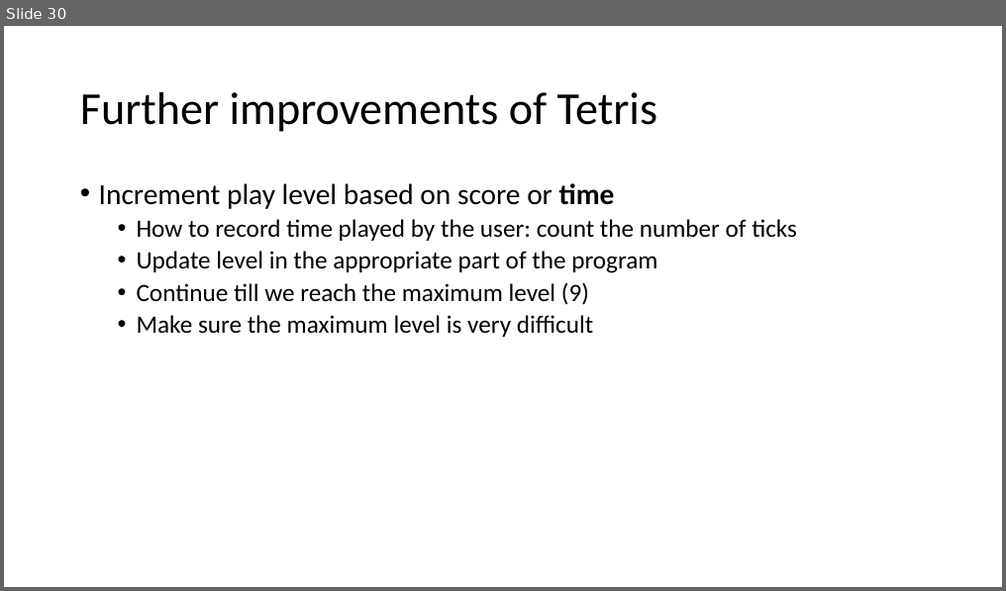
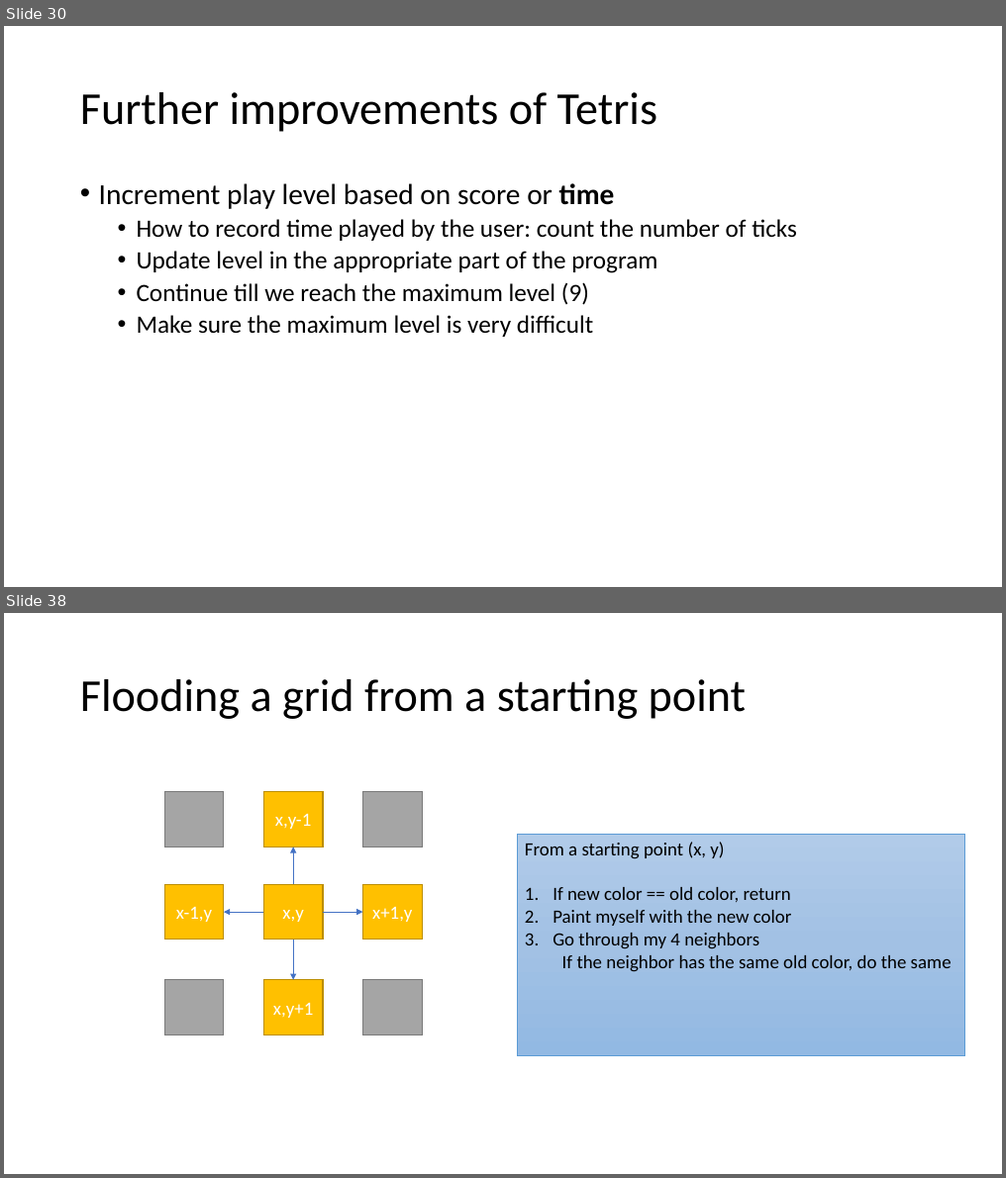
Before and after one commit to brianwhu/fun-in-js, a slide deck: documents/DataStructures.pptx. Shown one above the other, each under a label of ours: slide 30 before the commit, slides 30 and 38 after it; the slides between them are not shown. The pictures are 1006x591 and 1006x1178 pixels, drawn with LibreOffice and Linux fonts; fonts in the diff are those of the drawing. Boxes give left, top, right and bottom in pixels: in the first picture for what was removed or moved away, otherwise in the second. Text is boxed around its words. In the diff, an @@ line names an element or a change of style, - is before the commit and + after.

Commit message:
project Color Flood

```diff
--- a/documents/DataStructures.pptx
+++ b/documents/DataStructures.pptx
@@ slide 38 added at [4,613,1002,1174], background #FFFFFF @@
@@ title added at [80,679,746,719], 44 pt, text #000000 @@
+Flooding a grid from a starting point
@@ rectangle added at [165,792,224,848], fill #A5A5A5, outline #7A7A7A 1 pt @@
@@ rectangle added at [263,792,323,848], fill #FFC000, outline #BD8E00 1 pt, 18 pt, text #FFFFFF @@
+x,y-1
@@ rectangle added at [362,792,422,848], fill #A5A5A5, outline #7A7A7A 1 pt @@
@@ arrow added from (293, 884) to (293, 848), #4472C4 0.5 pt @@
@@ rectangle added at [518,834,965,1056], fill gradient #B1CBE9 to #A3C1E5 to #93B9E4, outline #5B9BD5 0.5 pt, 18 pt, text #000000 @@
+From a starting point (x, y)
+1. If new color == old color, return
+2. Paint myself with the new color
+3. Go through my 4 neighbors
+  If the neighbor has the same old color, do the same
@@ rectangle added at [165,884,224,940], fill #FFC000, outline #BD8E00 1 pt, 18 pt, text #FFFFFF @@
+x-1,y
@@ rectangle added at [263,884,323,940], fill #FFC000, outline #BD8E00 1 pt, 18 pt, text #FFFFFF @@
+x,y
@@ rectangle added at [362,884,422,940], fill #FFC000, outline #BD8E00 1 pt, 18 pt, text #FFFFFF @@
+x+1,y
@@ arrow added from (263, 912) to (224, 912), #4472C4 0.5 pt @@
@@ arrow added from (323, 912) to (362, 912), #4472C4 0.5 pt @@
@@ arrow added from (293, 940) to (293, 980), #4472C4 0.5 pt @@
@@ rectangle added at [165,980,224,1035], fill #A5A5A5, outline #7A7A7A 1 pt @@
@@ rectangle added at [263,980,323,1035], fill #FFC000, outline #BD8E00 1 pt, 18 pt, text #FFFFFF @@
+x,y+1
@@ rectangle added at [362,980,422,1035], fill #A5A5A5, outline #7A7A7A 1 pt @@
```
Also in this commit, not shown: 7 other slides added, 14 other files.
